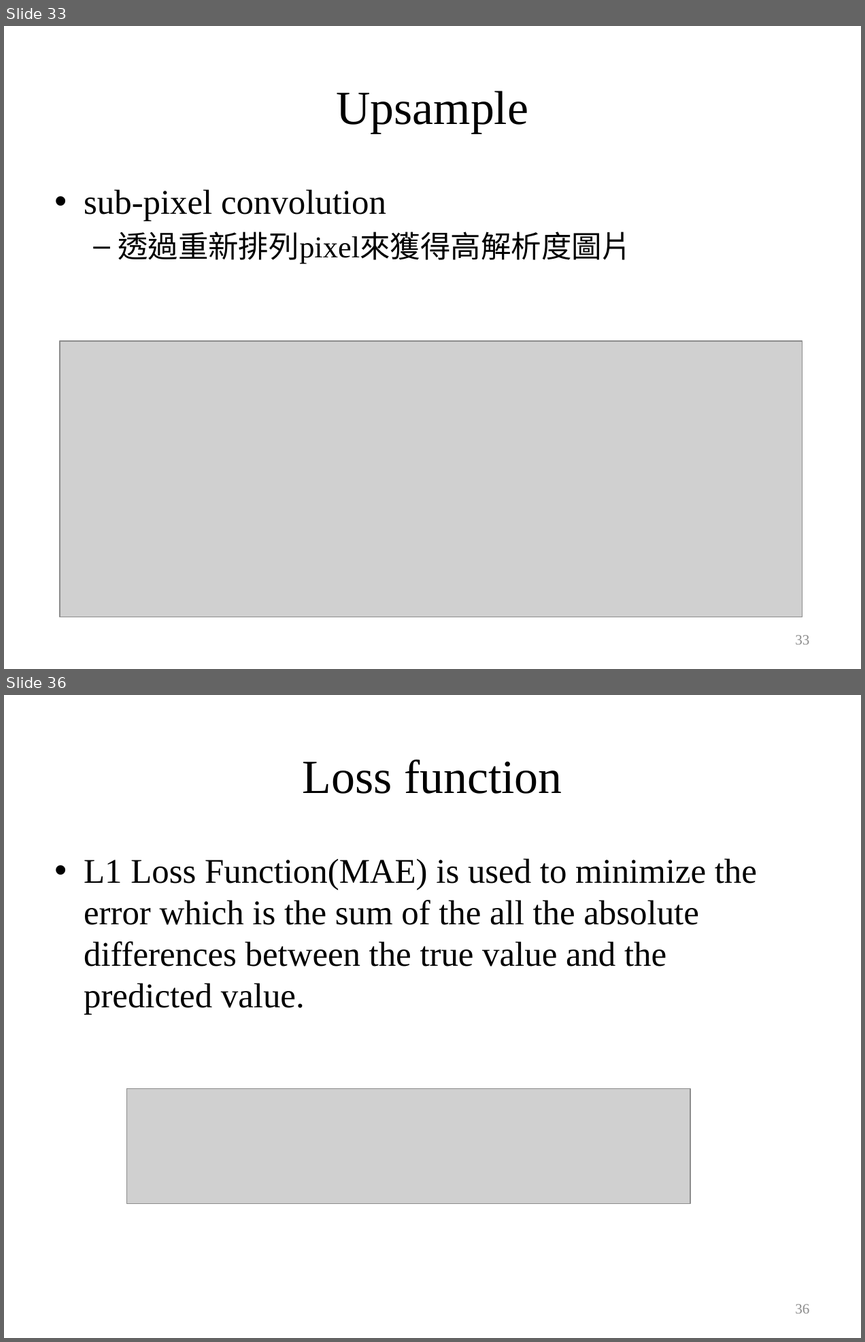
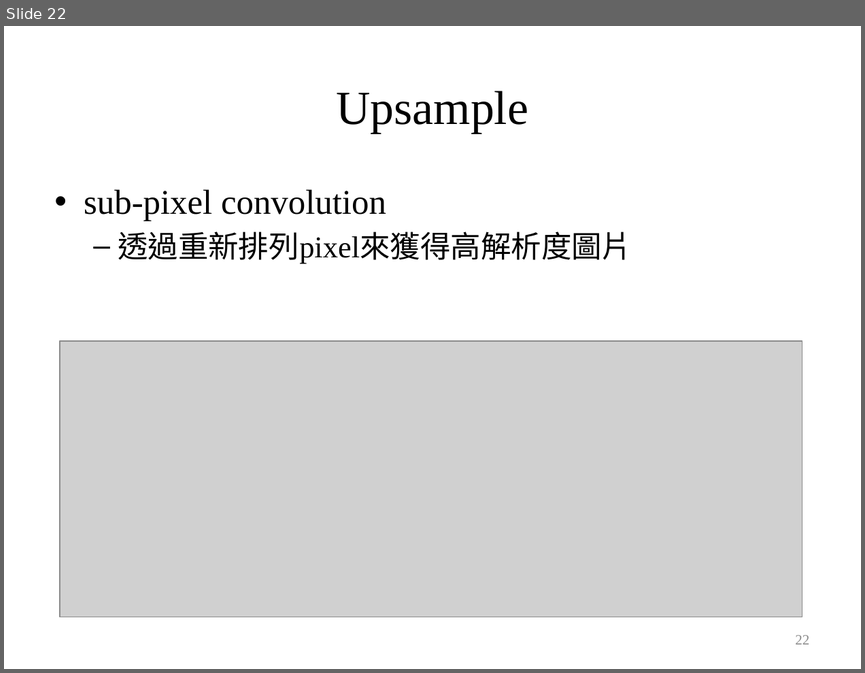
Before and after one commit to ttcpsntpc/Neumerical-Analysis, a slide deck: Lagrange interpolation/專題/專題決賽報告檔.pptx. Shown one above the other, each under a label of ours: slides 33 and 36 before the commit, slide 22 after it; the slides between them are not shown. The pictures are 865x1342 and 865x673 pixels, drawn with LibreOffice and Linux fonts; fonts in the diff are those of the drawing; grey boxes stand for pictures. Boxes give left, top, right and bottom in pixels: in the first picture for what was removed or moved away, otherwise in the second. Text is boxed around its words. In the diff, an @@ line names an element or a change of style, - is before the commit and + after.

```diff
--- a/Lagrange interpolation/專題/專題決賽報告檔.pptx
+++ b/Lagrange interpolation/專題/專題決賽報告檔.pptx
@@ slide 36 removed at bbox=[4, 695, 861, 1338], background #FFFFFF @@
@@ text removed at bbox=[303, 760, 562, 794] @@
-Loss function
@@ text removed at bbox=[84, 858, 757, 1014] @@
-• L1 Loss Function(MAE) is used to minimize the error which is the sum of the all the absolute differences between the true value and the predicted value.
@@ picture removed at bbox=[126, 1088, 690, 1203] @@
@@ page number removed at bbox=[795, 1304, 809, 1313] @@
-36
@@ what was slide 33 is now slide 22 @@
@@ page number at bbox=[795, 635, 809, 644]: text changed @@
-33
+22
```
Also in this commit, not shown: 11 slides changed, 6 slides added, 18 other slides removed.
